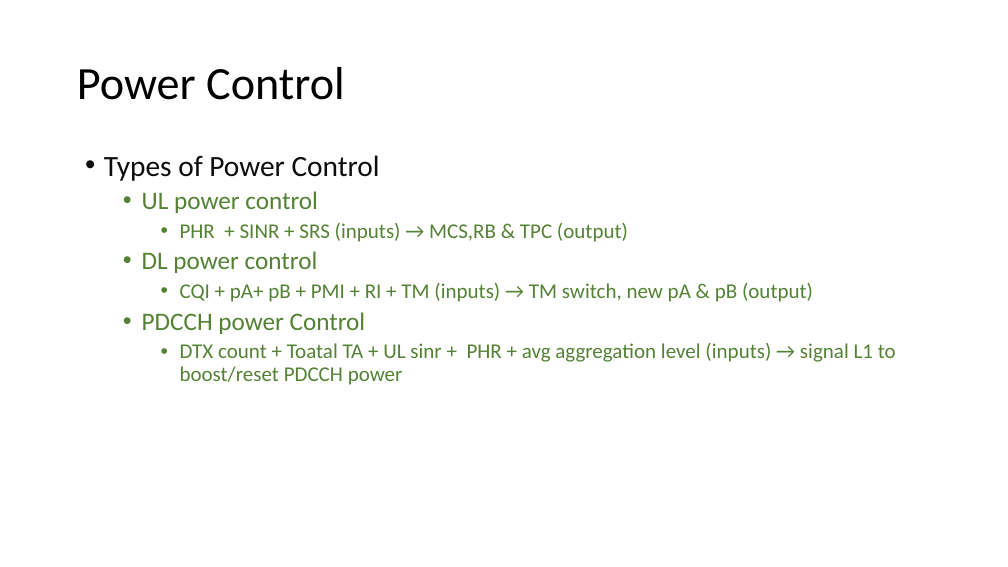
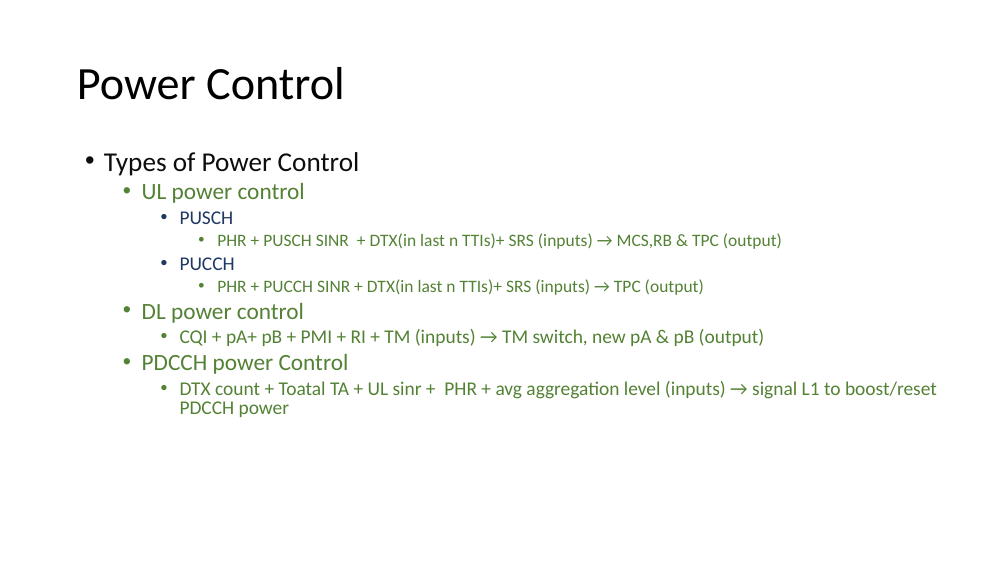
Before and after one commit to BharathTS007/openLteMac, a slide deck: slide 14 of Doc/openLte_MAC_ARCH.pptx. Drawn at 1008x567 pixels with LibreOffice and Linux fonts; fonts in the diff are those of the drawing. Boxes give left, top, right and bottom in pixels: in the first picture for what was removed or moved away, otherwise in the second. Text is boxed around its words. In the diff, an @@ line names an element or a change of style, - is before the commit and + after.

Commit message:
[framework] adding openLteMac files document
Change description:
     1. Edited power control slide.

```diff
--- a/Doc/openLte_MAC_ARCH.pptx
+++ b/Doc/openLte_MAC_ARCH.pptx
@@ text at (104, 152, 937, 417): size 28 to 25.9 pt in "Types of Power Control"; size 24 to 22.2 pt in "UL power control", "DL power control", "PDCCH power Control"; size 20 to 18.5 pt in "CQI + pA+ pB + PMI + ...", "DTX count + Toatal TA + UL ..."; line spacing 0.9 to 0.8 @@
@@ text at (180, 211, 782, 295): text changed; size 20 to 16.6 pt @@
-    • PHR + SINR + SRS (inputs) → MCS,RB & TPC (output)
+    • PUSCH
+      • PHR + PUSCH SINR + DTX(in last n TTIs)+ SRS (inputs) → MCS,RB & TPC (output)
+    • PUCCH
+      • PHR + PUCCH SINR + DTX(in last n TTIs)+ SRS (inputs) → TPC (output)
```
Also in this commit, not shown: 1 other slide changed.
